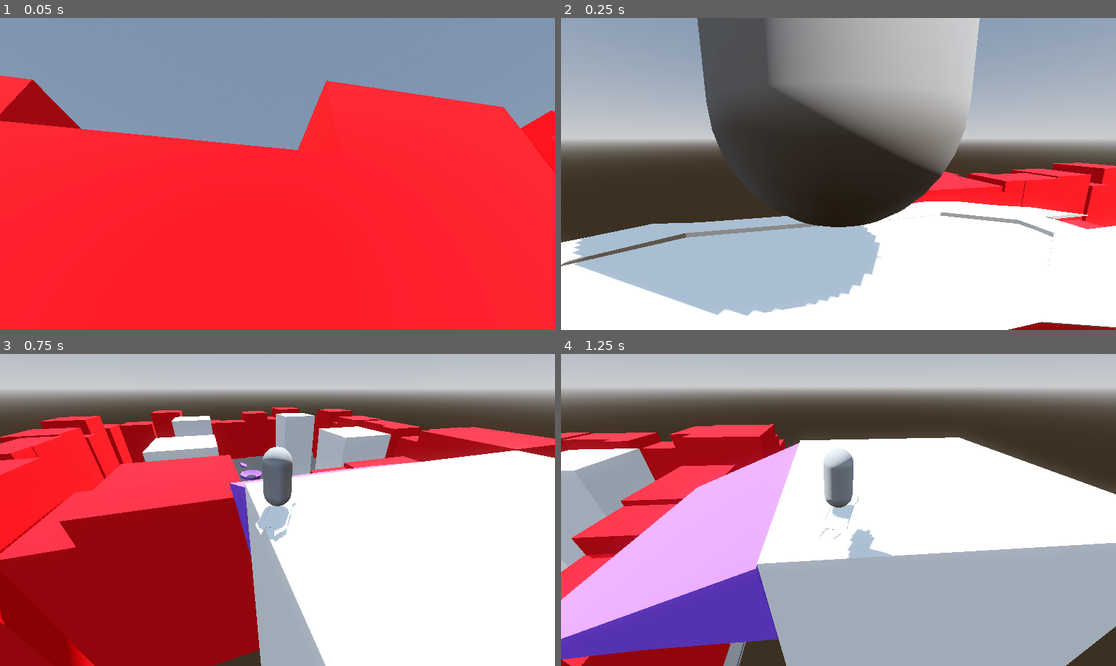
Above: before the commit, frames 1-4 (two rows, left to right).
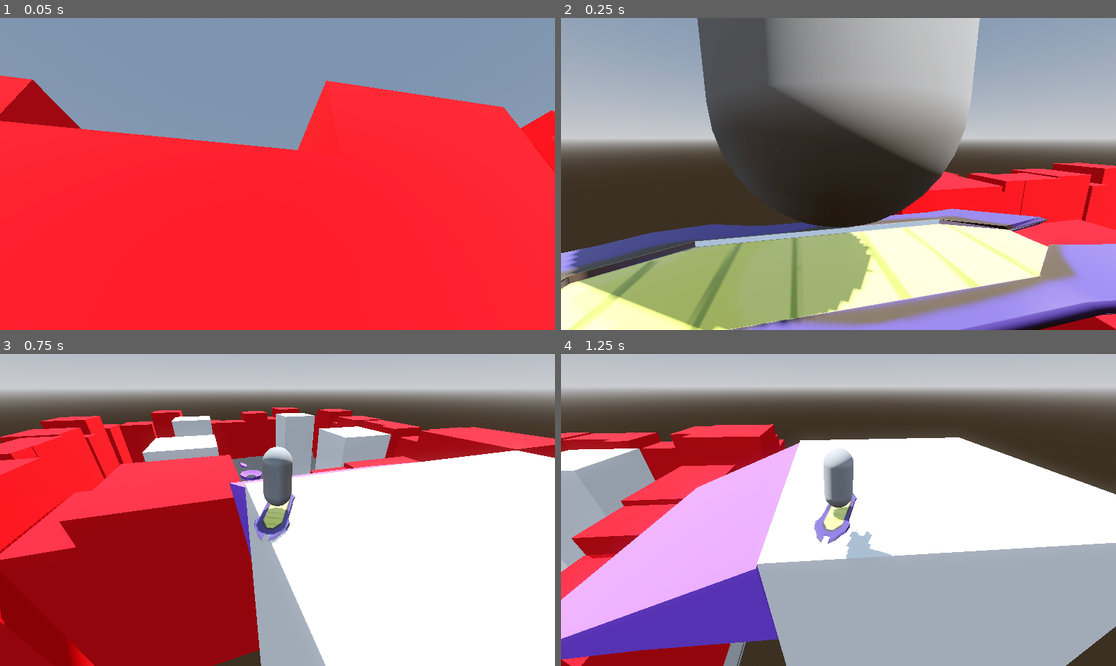
Above: after the commit, the same moments.

Repository: highrower/big-mode-26
Game: Godot game, scene res://Worlds/prototype_level.tscn
Same seed, same stepped clock (60 frames per second), same inputs: the game is played once before the commit and once after it.
Inputs (mouse positions are in pixels of both pictures, inside the frame that each line leads up to):
- Up to frame 1 (0.05 s): no input
- Up to frame 2 (0.25 s): no input
- Up to frame 3 (0.75 s): tap Enter at 0.5 s; move the mouse to (399, 494) at 0.52 s; hold D (move_right) from 0.53 s (still down); click (399, 494) at 0.6 s
- Up to frame 4 (1.25 s): keep holding D (move_right); tap Space (jump) at 0.77 s

Frame 1 is identical in both runs. In frame 2, 35% of the frame differs, in the area x 0-100%, y 58-100%; in frame 3, 0.6%; in frame 4, 0.7%.

Commit message:
added textures to hoverboard spraypaint can and bat

Diff:
--- a/player/movement/player.tscn
+++ b/player/movement/player.tscn
@@ -2,10 +2,9 @@
 
 [ext_resource type="Script" uid="uid://cpgox75irsaxa" path="res://player/movement/hover_raycasts.gd" id="1_rkbax"]
 [ext_resource type="Script" uid="uid://cm7oi2jaitb28" path="res://player/movement/player_controller.gd" id="2_rkbax"]
+[ext_resource type="PackedScene" uid="uid://b1tqu6gcxbdx7" path="res://player/movement/hoverboard.glb" id="4_wa6sx"]
 [ext_resource type="Script" path="res://player/camera.gd" id="4_yw30f"]
 [ext_resource type="PackedScene" uid="uid://bh6mbtifu4hhu" path="res://enemies/behaviors/can_die.tscn" id="5_td4vs"]
-[ext_resource type="PackedScene" uid="uid://celmm8w4lataj" path="res://player/movement/hoverboard.fbx" id="5_vuopl"]
-[ext_resource type="PackedScene" uid="uid://cfxu8l7pwlof3" path="res://player/weapons/bat.tscn" id="5_wa6sx"]
 
 [sub_resource type="PhysicsMaterial" id="PhysicsMaterial_g1dw6"]
 friction = 0.0
@@ -71,7 +70,7 @@
 
 [node name="Node3D" type="Node3D" parent="." unique_id=726590145]
 
-[node name="Bat" parent="Node3D" unique_id=1849425671 instance=ExtResource("5_wa6sx")]
+[node name="Bat" parent="Node3D" unique_id=1849425671]
 transform = Transform3D(1, 0, 0, 0, 1, 0, 0, 0, 1, 0, 3.3394232, -4.171708)
 knockback = 50.0
 
@@ -79,8 +78,8 @@
 layers = 0
 mesh = SubResource("BoxMesh_tdtx0")
 
-[node name="hoverboard" parent="MeshInstance3D" unique_id=768233819 instance=ExtResource("5_vuopl")]
-transform = Transform3D(35, 0, 0, 0, 15, 0, 0, 0, 35, 0, 2.5374322, 0)
+[node name="hoverboard2" parent="MeshInstance3D" unique_id=170421887 instance=ExtResource("4_wa6sx")]
+transform = Transform3D(-35, 0, -5.284853e-06, 0, 20, 0, 5.284853e-06, 0, -35, -0.03275996, 0, -0.05826235)
 
 [node name="MeshInstance3D2" type="MeshInstance3D" parent="." unique_id=1716787854]
 transform = Transform3D(1, 0, 0, 0, 1, 0, 0, 0, 1, 0, 3.1670003, 0)
--- a/textures/bat.tres
+++ /dev/null
@@ -1,3 +0,0 @@
-[gd_resource type="StandardMaterial3D" format=3 uid="uid://coa8wrb63gumc"]
-
-[resource]
--- /dev/null
+++ b/textures/bat/bat.tres
@@ -0,0 +1,17 @@
+[gd_resource type="StandardMaterial3D" format=3 uid="uid://bqwbgtmhvvtjq"]
+
+[ext_resource type="Texture2D" path="res://textures/bat/bat_bat_BaseColor.png" id="1_7ab5c"]
+[ext_resource type="Texture2D" path="res://textures/bat/bat_bat_Height.png" id="2_x2ysx"]
+[ext_resource type="Texture2D" path="res://textures/bat/bat_bat_Metallic.png" id="3_6tg0x"]
+[ext_resource type="Texture2D" path="res://textures/bat/bat_bat_Normal.png" id="4_0qk56"]
+[ext_resource type="Texture2D" path="res://textures/bat/bat_bat_Roughness.png" id="5_7e0kc"]
+
+[resource]
+albedo_texture = ExtResource("1_7ab5c")
+metallic = 1.0
+metallic_texture = ExtResource("3_6tg0x")
+roughness_texture = ExtResource("5_7e0kc")
+normal_enabled = true
+normal_texture = ExtResource("4_0qk56")
+heightmap_enabled = true
+heightmap_texture = ExtResource("2_x2ysx")
Binary file removed: player/movement/hoverboard.fbx
Binary file added: player/movement/hoverboard.glb
Not shown, changed: player/movement/hoverboard.glb.import
Binary file removed: player/weapons/bat.fbx
Binary file added: player/weapons/bat.glb
Not shown, changed: player/weapons/bat.glb.import
Binary file added: player/weapons/spraycan.glb
Not shown, changed: player/weapons/spraycan.glb.import
Binary file removed: player/weapons/spraypaintcan.fbx
Renamed: textures/bat_bat_Normal.png -> textures/bat/bat_bat_bat_Normal.png
Not shown, changed: textures/bat/bat_bat_bat_Normal.png.import
Binary file added: textures/bat/bat_defaultbasecolortexture.png
(and 19 more such lines)
